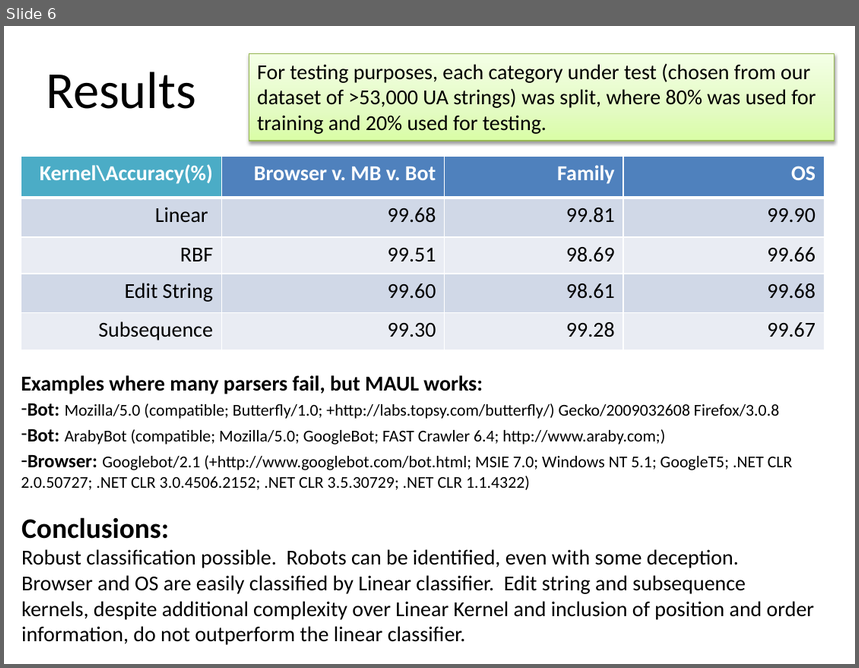
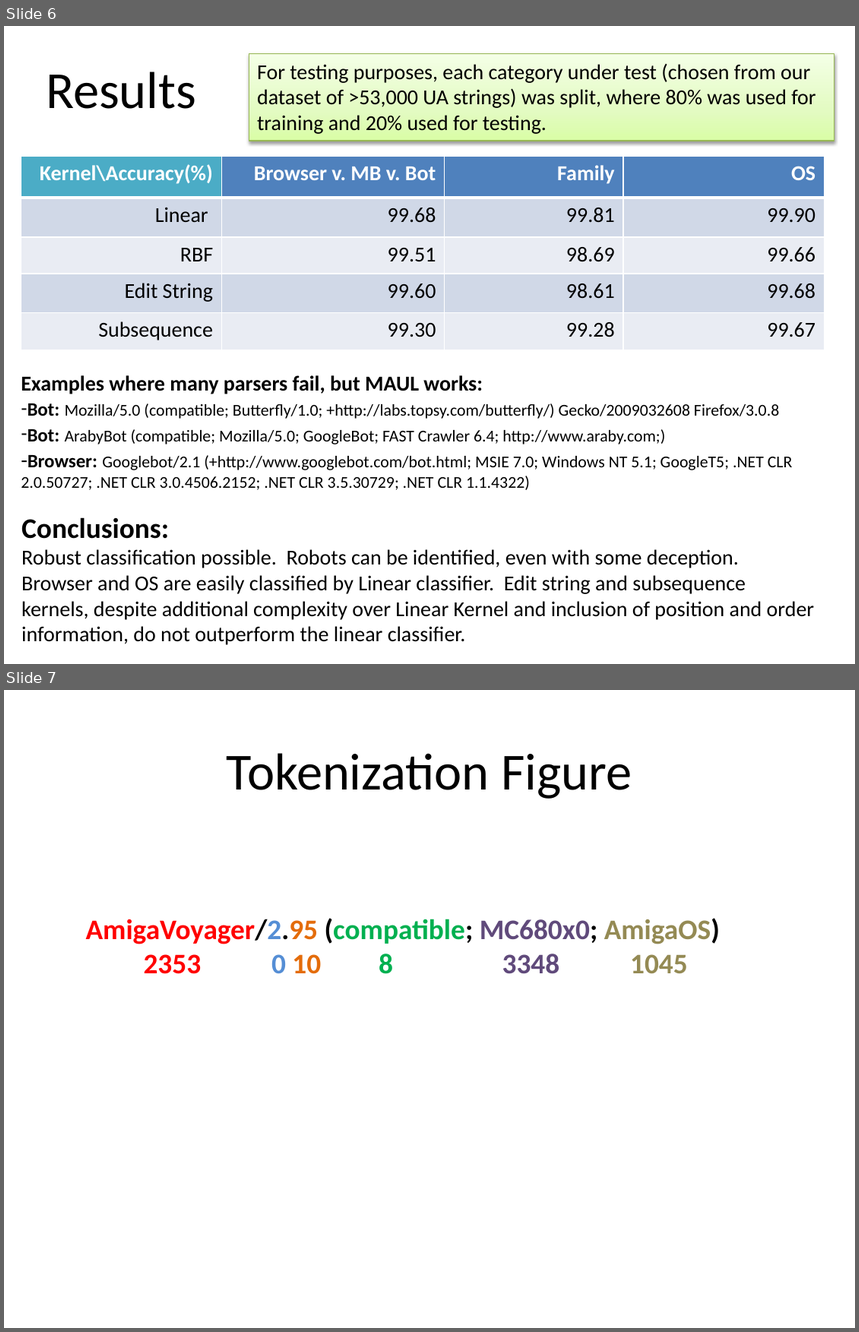
Before and after one commit to bholley/maul, a slide deck: poster/poster.pptx. Shown one above the other, each under a label of ours: slide 6 before the commit, slides 6 and 7 after it. The pictures are 859x668 and 859x1332 pixels, drawn with LibreOffice and Linux fonts; fonts in the diff are those of the drawing. Boxes give left, top, right and bottom in pixels: in the first picture for what was removed or moved away, otherwise in the second. Text is boxed around its words. In the diff, an @@ line names an element or a change of style, - is before the commit and + after.

```diff
--- a/poster/poster.pptx
+++ b/poster/poster.pptx
@@ slide 7 added at box(4, 690, 855, 1328), background #FFFFFF @@
@@ title added at box(227, 753, 632, 799), 44 pt, text #000000 @@
+Tokenization Figure
@@ text added at box(86, 918, 720, 974), 24 pt, text #FF0000, bold @@
+AmigaVoyager/2.95 (compatible; MC680x0; AmigaOS)
+2353 0 10 8 3348 1045
```
Also in this commit, not shown: 2 other files.
